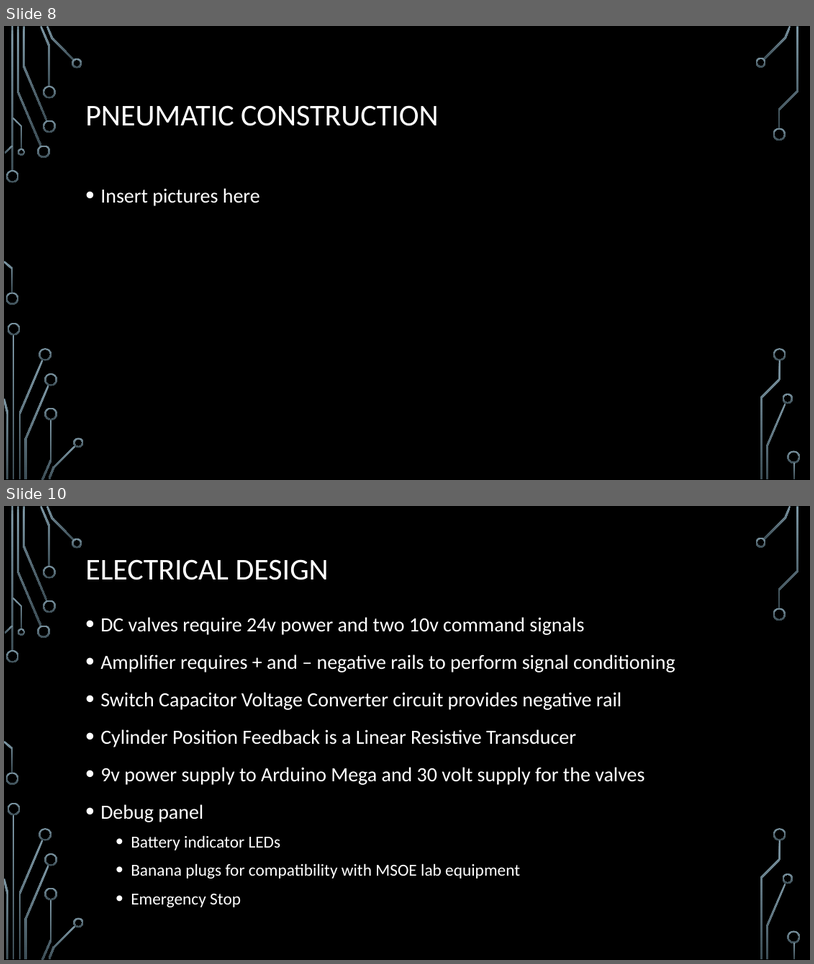
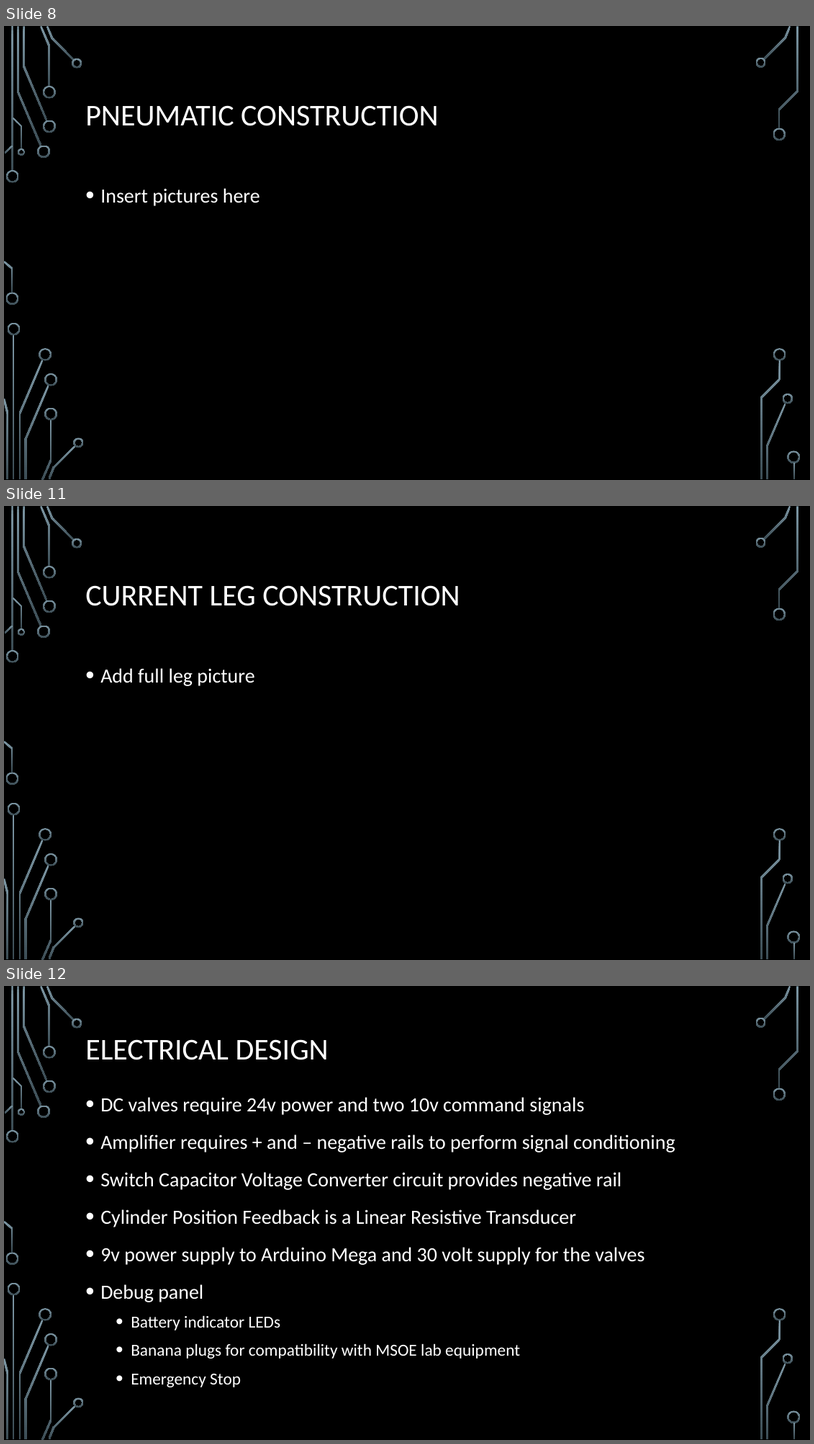
Before and after one commit to Logiant/AgileRoboticControls, a slide deck: Documentation/Presentation/Joy Global Presentation.pptx. Shown one above the other, each under a label of ours: slides 8 and 10 before the commit, slides 8, 11 and 12 after it; the slides between them are not shown. The pictures are 814x964 and 814x1444 pixels, drawn with LibreOffice and Linux fonts; fonts in the diff are those of the drawing; background and template pictures are left out. Boxes give left, top, right and bottom in pixels: in the first picture for what was removed or moved away, otherwise in the second. Text is boxed around its words. In the diff, an @@ line names an element or a change of style, - is before the commit and + after.

```diff
--- a/Documentation/Presentation/Joy Global Presentation.pptx
+++ b/Documentation/Presentation/Joy Global Presentation.pptx
@@ slide 11 added at box(4, 506, 810, 960), background picture (left out); not listed: 36 template elements that a slide beside it also shows @@
@@ title added at box(85, 585, 460, 606), 36 pt, text #FFFFFF @@
+CURRENT LEG CONSTRUCTION
@@ text added at box(100, 668, 255, 686), 24 pt, text #FFFFFF @@
+• Add full leg picture
@@ what was slide 10 is now slide 12 @@
```
Also in this commit, not shown: 1 slide changed, 1 other slide added.
